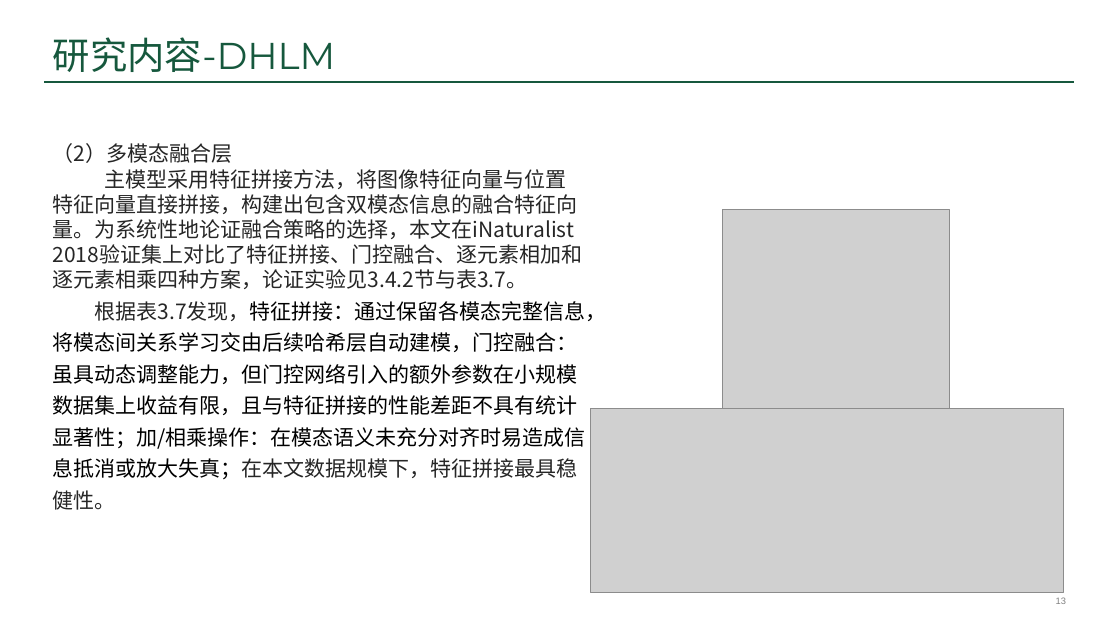
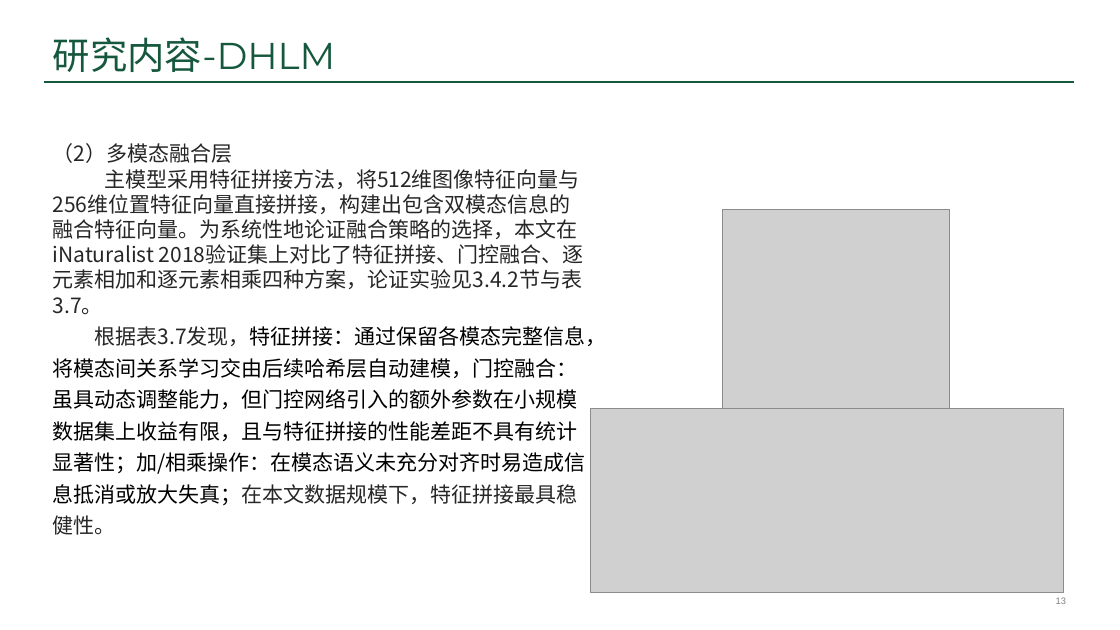
Before and after one commit to ssl1995/imooc-wiki, a slide deck: slide 13 of word/答辩/99-答辩准备/5200090_宋声林_答辩PPT.pptx. Drawn at 1120x630 pixels with LibreOffice and Linux fonts; fonts in the diff are those of the drawing; grey boxes stand for pictures; background and template pictures are left out. Boxes give left, top, right and bottom in pixels: in the first picture for what was removed or moved away, otherwise in the second. Text is boxed around its words. In the diff, an @@ line names an element or a change of style, - is before the commit and + after.

```diff
--- a/word/答辩/99-答辩准备/5200090_宋声林_答辩PPT.pptx
+++ b/word/答辩/99-答辩准备/5200090_宋声林_答辩PPT.pptx
@@ text at (53, 169, 584, 315): text changed @@
-主模型采用特征拼接方法，将图像特征向量与位置特征向量直接拼接，构建出包含双模态信息的融合特征向量。为系统性地论证融合策略的选择，本文在iNaturalist 2018验证集上对比了特征拼接、门控融合、逐元素相加和逐元素相乘四种方案，论证实验见3.4.2节与表3.7。
+主模型采用特征拼接方法，将512维图像特征向量与256维位置特征向量直接拼接，构建出包含双模态信息的融合特征向量。为系统性地论证融合策略的选择，本文在iNaturalist 2018验证集上对比了特征拼接、门控融合、逐元素相加和逐元素相乘四种方案，论证实验见3.4.2节与表3.7。
```
Also in this commit, not shown: 6 other slides changed, 9 other files.
